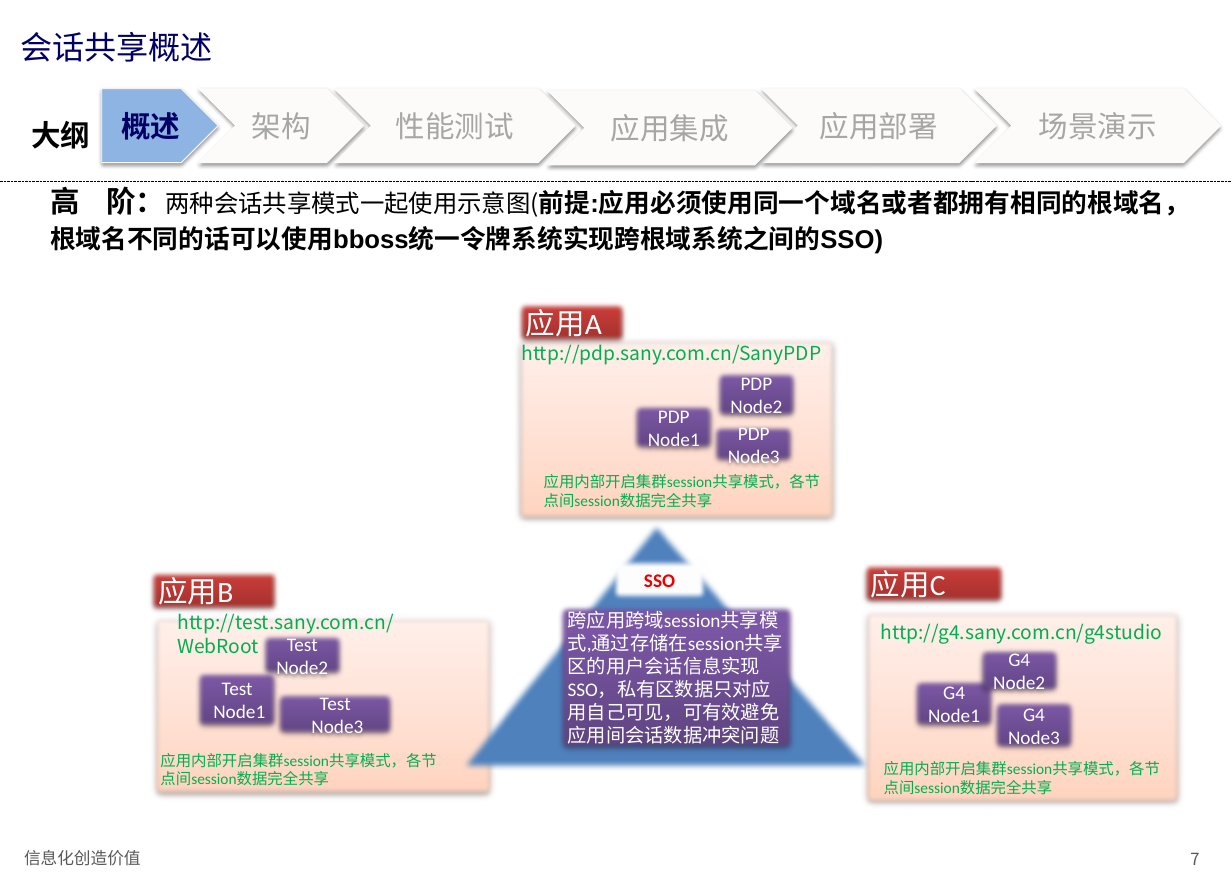
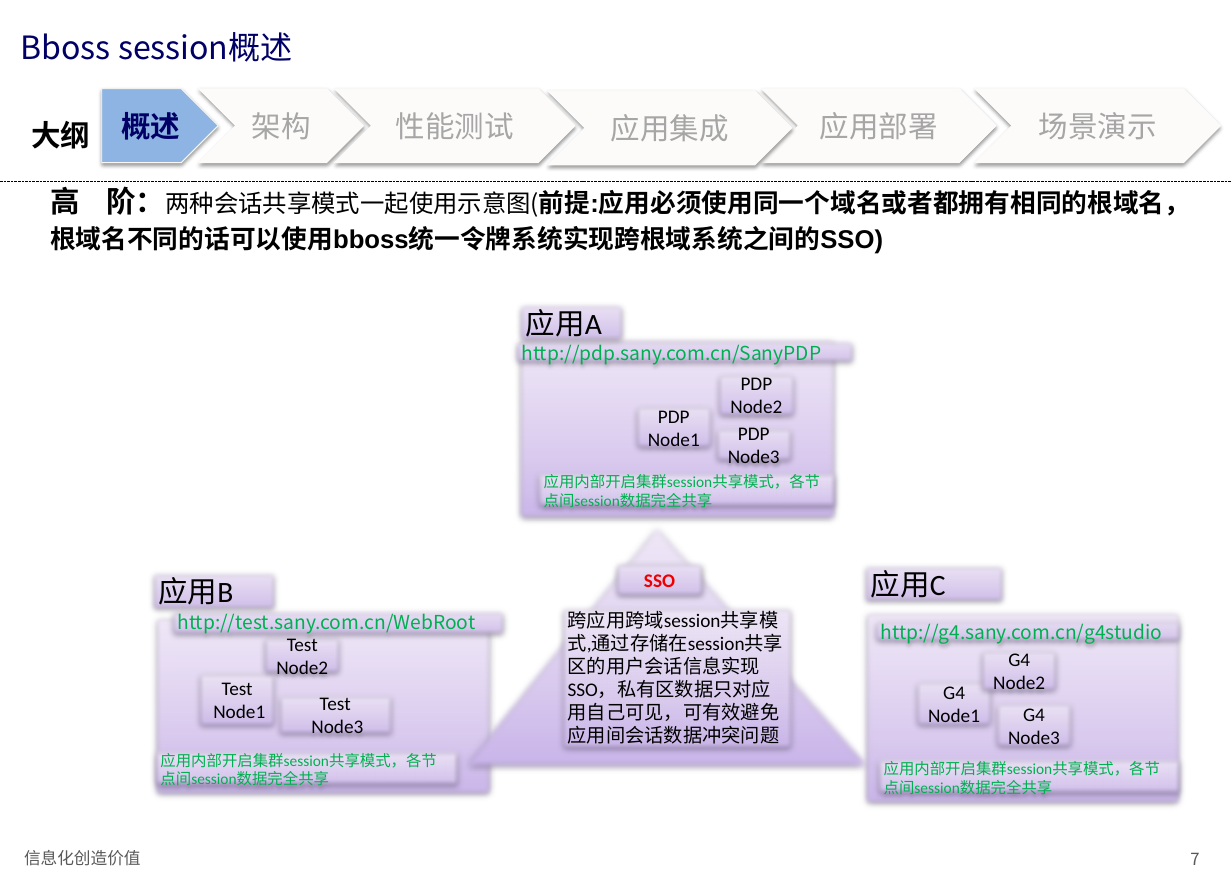
Before and after one commit to bbossgroups/bboss-document, a slide deck: slide 7 of 文档/bboss会话共享介绍.pptx. Drawn at 1232x879 pixels with LibreOffice and Linux fonts; fonts in the diff are those of the drawing. Boxes give left, top, right and bottom in pixels: in the first picture for what was removed or moved away, otherwise in the second. Text is boxed around its words. In the diff, an @@ line names an element or a change of style, - is before the commit and + after.

```diff
--- a/文档/bboss会话共享介绍.pptx
+++ b/文档/bboss会话共享介绍.pptx
@@ title at [21,32,293,62]: text changed @@
-会话共享概述
+Bboss session概述
@@ fill gradient #FFD2BD to #FFDED0 to #FFF2ED to gradient #C9B5E8 to #D8CBEE to #F0EAF9; outline none to #7D60A0 0.75 pt in 3 elements at [149,611,497,799], [860,605,1187,809], [513,333,841,524] @@
@@ triangle at [452,516,881,770]: fill #4F81BD to gradient #C9B5E8 to #D8CBEE to #F0EAF9; outline none to #7D60A0 0.75 pt; shadow on @@
@@ rectangle "SSO" at [610,556,710,602]: fill #FFFFFF to gradient #C9B5E8 to #D8CBEE to #F0EAF9; outline #000000 2 pt to #7D60A0 0.75 pt; shadow on @@
@@ text colour #FFFFFF to #000000; fill gradient #9C2F2D to #CB3E3A to #CE3B37 to gradient #C9B5E8 to #D8CBEE to #F0EAF9; outline none to #7D60A0 0.75 pt; shadow changed in 3 elements at [514,299,629,346], [147,567,282,614], [860,560,1009,607] @@
@@ fill none to gradient #C9B5E8 to #D8CBEE to #F0EAF9; outline none to #7D60A0 0.75 pt; shadow on in 6 elements at [510,335,860,367], [869,615,1186,647], [532,467,841,513], [872,753,1187,799], [149,745,464,791], [165,604,509,640] @@
@@ rectangle "http://test.sany.com.cn/WebRoot": place and size @@
-rectangle "http://test.sany.com.cn/WebRoot" at [177,613,393,654]
+rectangle "http://test.sany.com.cn/WebRoot" at [165,604,509,640]
@@ text colour #FFFFFF to #000000; fill gradient #5F4480 to #7B58A6 to #7C57A8 to gradient #C9B5E8 to #D8CBEE to #F0EAF9; outline none to #7D60A0 0.75 pt; shadow changed in 10 elements at [629,400,718,454], [713,368,801,421], [710,421,799,467], [910,675,999,731], [975,644,1064,697], [990,697,1079,753], [193,667,282,732], [258,630,347,678], [273,689,397,739], [556,602,799,753] @@
@@ 5 rectangles: place and size @@
-5 rectangles at [160,340,1162,795]
+5 rectangles at [149,335,1187,799]
```
Also in this commit, not shown: 28 other slides changed.
